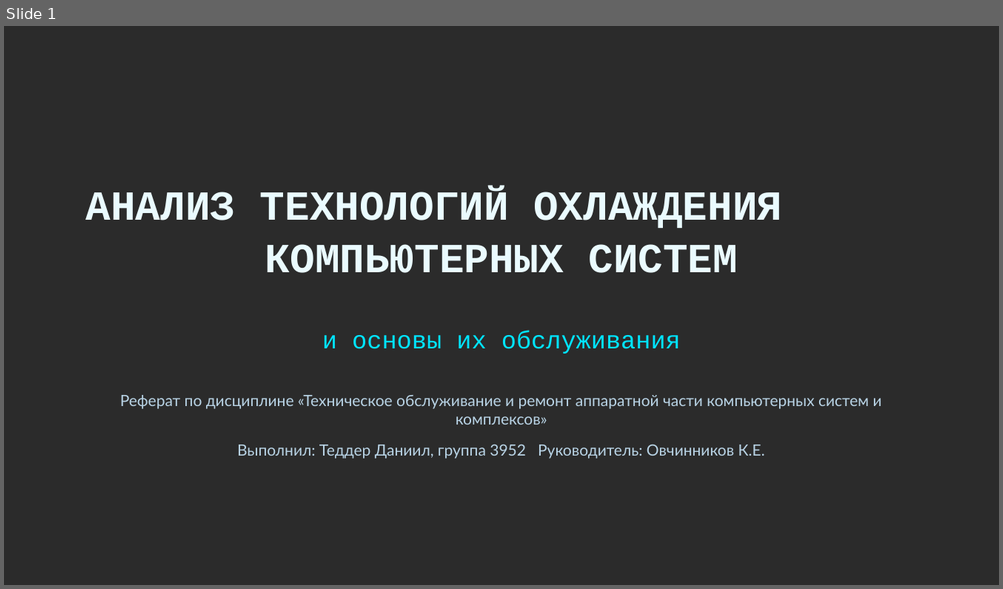
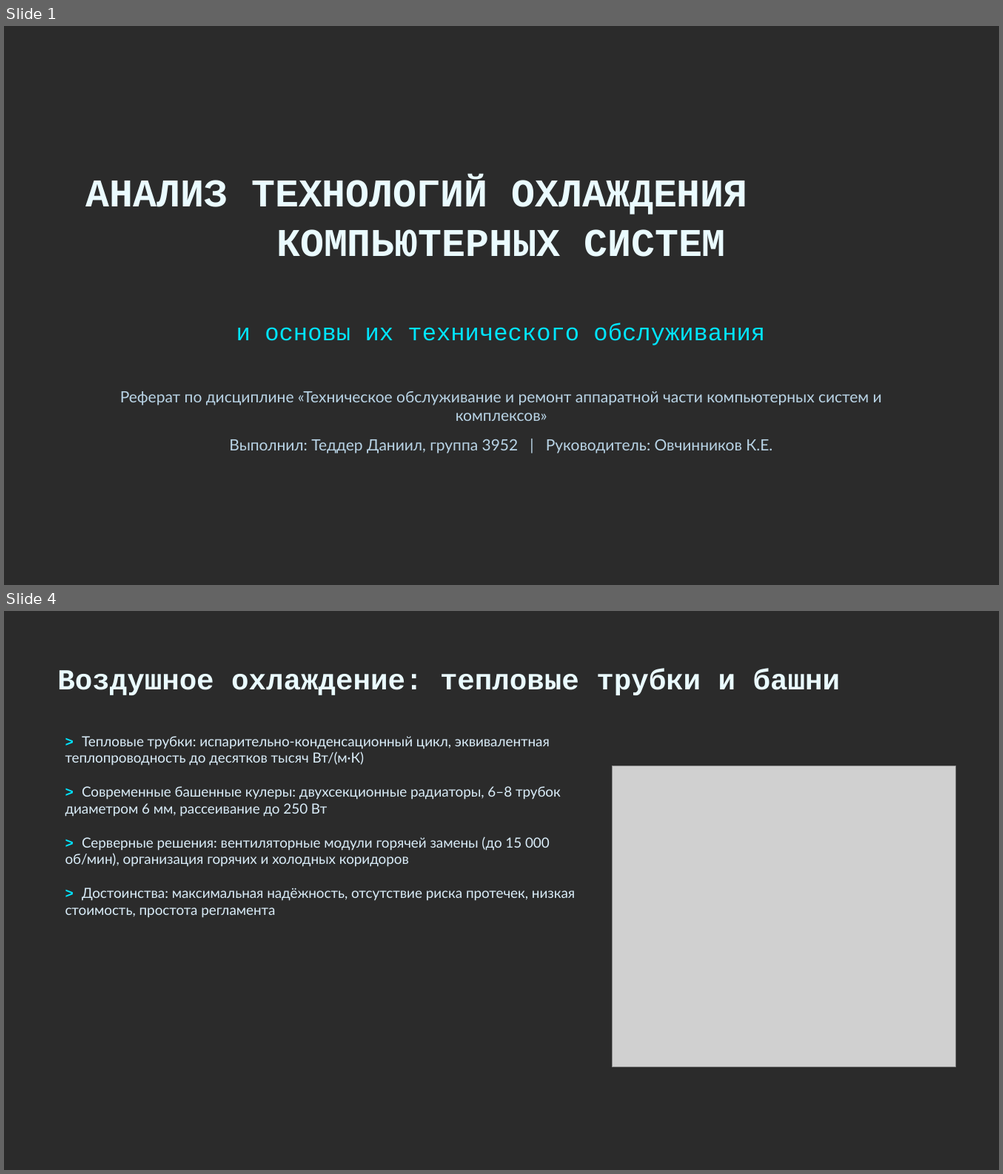
Before and after one commit to Danjar2005/Referat-Ovechka, a slide deck: ОВЧ-ЭКЗ/Итоговые работы/3952_Теддер_Д_ОхлаждениеКомпьютерныхСистем_Презентация.pptx. Shown one above the other, each under a label of ours: slide 1 before the commit, slides 1 and 4 after it; the slides between them are not shown. The pictures are 1003x589 and 1003x1174 pixels, drawn with LibreOffice and Linux fonts; fonts in the diff are those of the drawing; grey boxes stand for pictures; background and template pictures are left out; a plain dark background stands for a picture behind light text. Boxes give left, top, right and bottom in pixels: in the first picture for what was removed or moved away, otherwise in the second. Text is boxed around its words. In the diff, an @@ line names an element or a change of style, - is before the commit and + after.

```diff
--- a/ОВЧ-ЭКЗ/Итоговые работы/3952_Теддер_Д_ОхлаждениеКомпьютерныхСистем_Презентация.pptx
+++ b/ОВЧ-ЭКЗ/Итоговые работы/3952_Теддер_Д_ОхлаждениеКомпьютерныхСистем_Презентация.pptx
@@ slide 4 added at [4,611,999,1170], background picture (left out) @@
@@ text added at [57,669,839,695], 28 pt, text #EAFBFF, bold @@
+Воздушное охлаждение: тепловые трубки и башни
@@ text added at [65,736,549,766], 13.5 pt, text #D9ECF8 @@
+> Тепловые трубки: испарительно-конденсационный цикл, эквивалентная теплопроводность до десятков тысяч Вт/(м·К)
@@ text added at [65,786,560,817], 13.5 pt, text #D9ECF8 @@
+> Современные башенные кулеры: двухсекционные радиаторы, 6–8 трубок диаметром 6 мм, рассеивание до 250 Вт
@@ picture added at [612,766,956,1068] @@
@@ text added at [65,837,549,867], 13.5 pt, text #D9ECF8 @@
+> Серверные решения: вентиляторные модули горячей замены (до 15 000 об/мин), организация горячих и холодных коридоров
@@ text added at [65,888,575,918], 13.5 pt, text #D9ECF8 @@
+> Достоинства: максимальная надёжность, отсутствие риска протечек, низкая стоимость, простота регламента
@@ slide 1 changed as well @@
@@ text "АНАЛИЗ ТЕХНОЛОГИЙ ОХЛАЖДЕНИЯ КОМПЬЮТЕРНЫХ СИСТЕМ": place and size @@
-text "АНАЛИЗ ТЕХНОЛОГИЙ ОХЛАЖДЕНИЯ КОМПЬЮТЕРНЫХ СИСТЕМ" at [86,190,782,273]
+text "АНАЛИЗ ТЕХНОЛОГИЙ ОХЛАЖДЕНИЯ КОМПЬЮТЕРНЫХ СИСТЕМ" at [86,178,747,257]
@@ text "АНАЛИЗ ТЕХНОЛОГИЙ ОХЛАЖДЕНИЯ КОМПЬЮТЕРНЫХ СИСТЕМ" at [86,178,747,257]: size 40 to 38 pt @@
@@ text at [236,323,765,346]: text changed; size 24 to 23 pt @@
-и основы их обслуживания
+и основы их технического обслуживания
@@ text "Реферат по дисциплине «Техническое обслуживание ...": place and size @@
-text "Реферат по дисциплине «Техническое обслуживание ..." at [120,395,882,425]
+text "Реферат по дисциплине «Техническое обслуживание ..." at [120,392,882,421]
@@ text at [229,440,772,454]: text changed @@
-Выполнил: Теддер Даниил, группа 3952 Руководитель: Овчинников К.Е.
+Выполнил: Теддер Даниил, группа 3952 | Руководитель: Овчинников К.Е.
```
Also in this commit, not shown: 13 other slides added, 13 slides removed, 2 other files.
